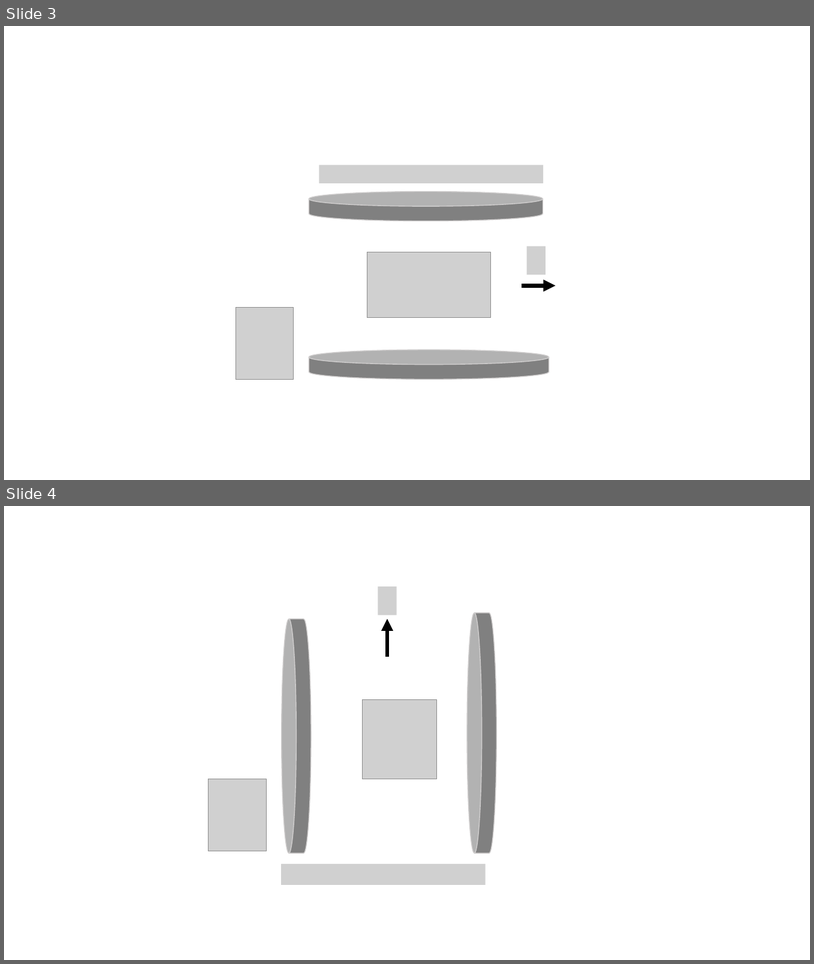
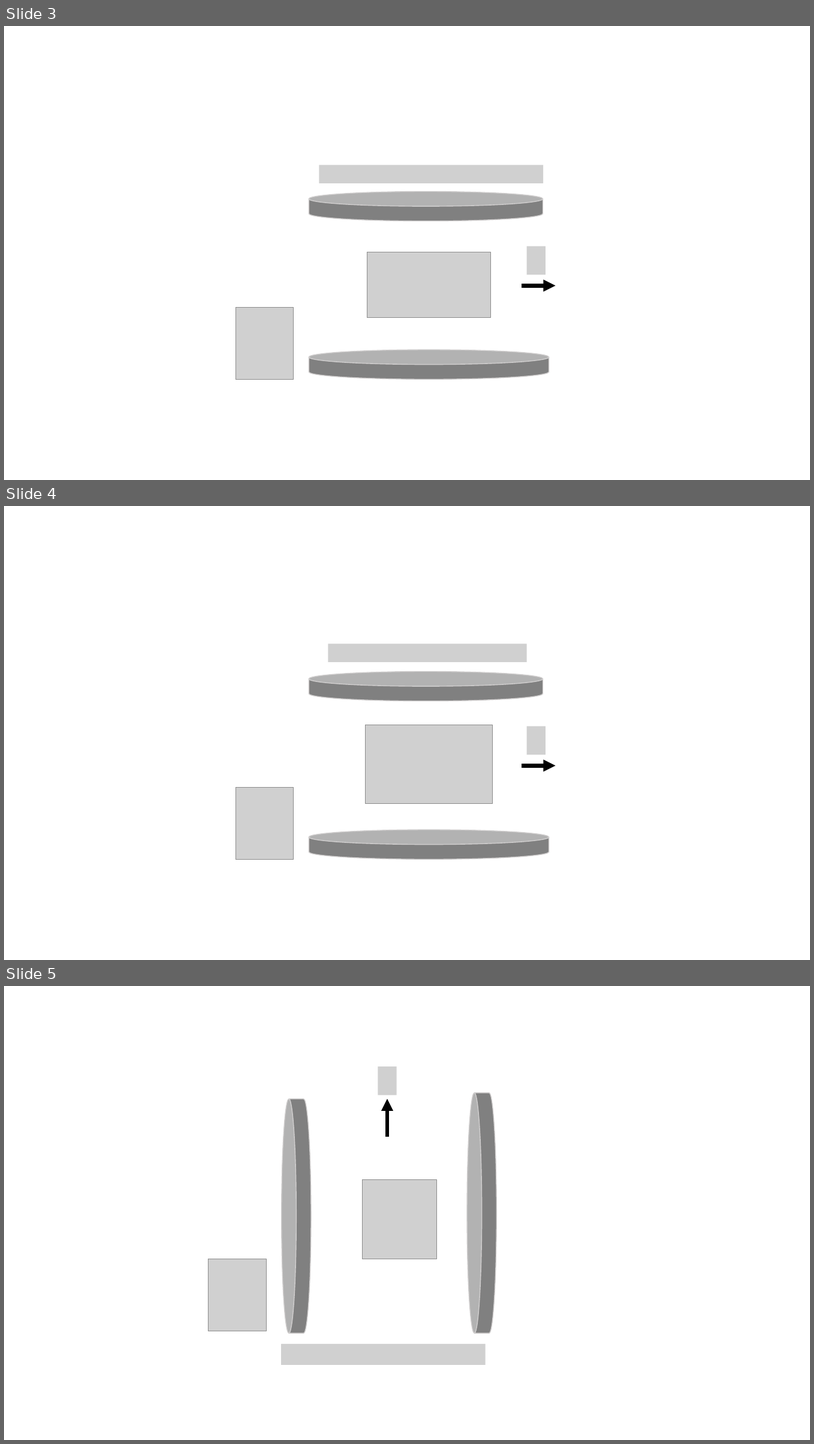
Before and after one commit to boss-bee/data_repository, a slide deck: json_scripts/Molecules_Figures.pptx. Shown one above the other, each under a label of ours: slides 3 and 4 before the commit, slides 3, 4 and 5 after it. The pictures are 814x964 and 814x1444 pixels, drawn with LibreOffice and Linux fonts; fonts in the diff are those of the drawing; grey boxes stand for pictures. Boxes give left, top, right and bottom in pixels: in the first picture for what was removed or moved away, otherwise in the second. Text is boxed around its words. In the diff, an @@ line names an element or a change of style, - is before the commit and + after.

```diff
--- a/json_scripts/Molecules_Figures.pptx
+++ b/json_scripts/Molecules_Figures.pptx
@@ slide 4 added at [4,506,810,960], background #FFFFFF @@
@@ picture added at [328,644,527,662] @@
@@ cylinder added at [309,671,543,701], fill #808080, outline #D0CECE 1 pt @@
@@ picture added at [366,724,493,804] @@
@@ picture added at [527,726,546,754] @@
@@ arrow added from (522, 766) to (556, 766), #000000 4.75 pt @@
@@ picture added at [236,787,294,859] @@
@@ cylinder added at [309,829,549,859], fill #808080, outline #D0CECE 1 pt @@
@@ what was slide 4 is now slide 5 @@
```
Also in this commit, not shown: 1 other file.
